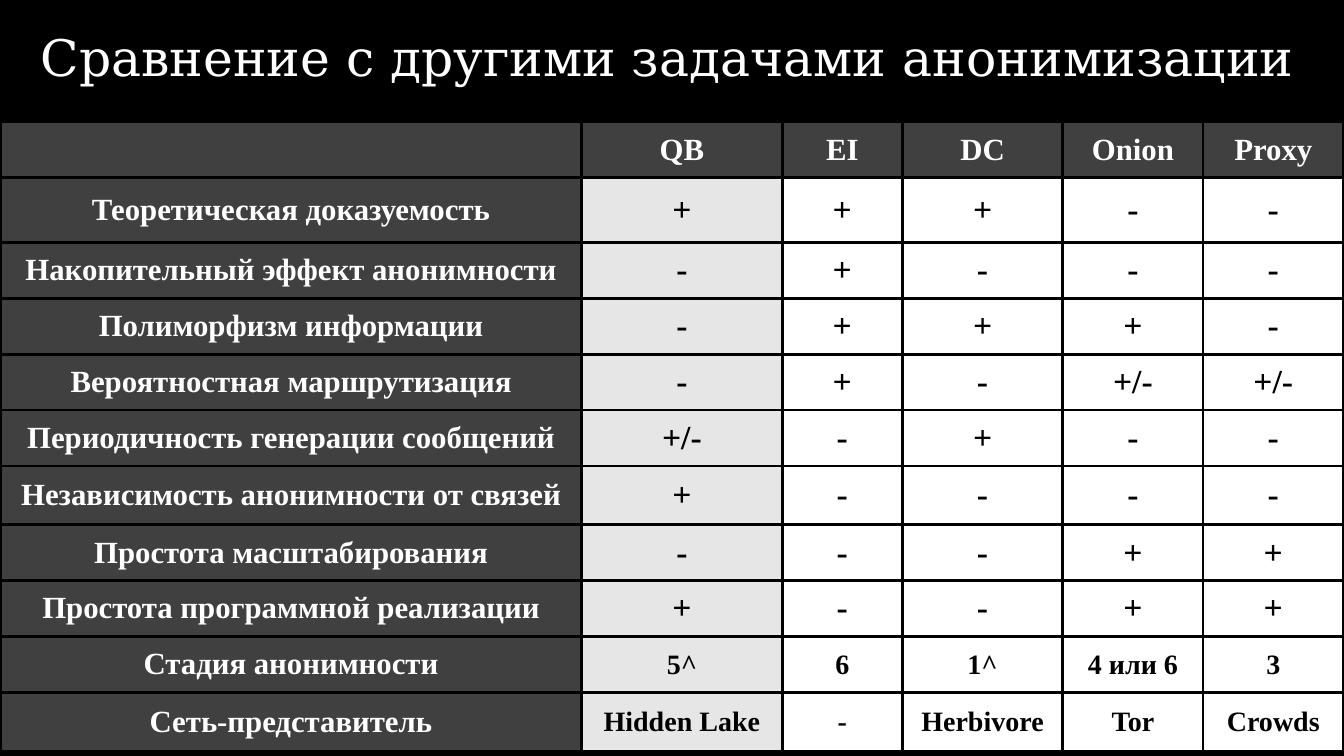
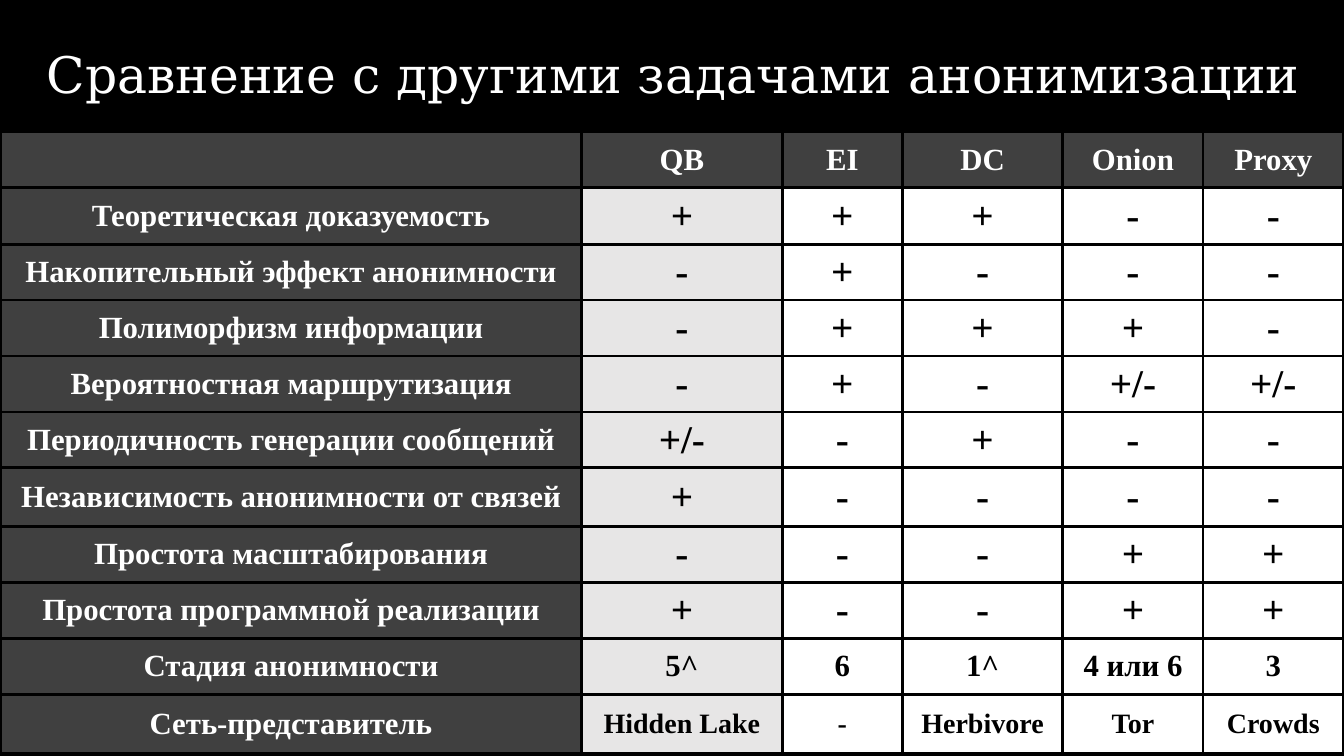
Before and after one commit to number571/go-peer, a slide deck: slide 7 of docs/hidden_lake_anonymous_network_view.pptx. Drawn at 1344x756 pixels with LibreOffice and Linux fonts; fonts in the diff are those of the drawing. Boxes give left, top, right and bottom in pixels: in the first picture for what was removed or moved away, otherwise in the second. Text is boxed around its words. In the diff, an @@ line names an element or a change of style, - is before the commit and + after.

```diff
--- a/docs/hidden_lake_anonymous_network_view.pptx
+++ b/docs/hidden_lake_anonymous_network_view.pptx
@@ subtitle "Сравнение с другими задачами анонимизации": place and size @@
-subtitle "Сравнение с другими задачами анонимизации" at (41,38,1293,88)
+subtitle "Сравнение с другими задачами анонимизации" at (47,55,1299,105)
@@ table at (0,132,1343,756) @@
@@ size 24 to 28 pt in "+", "+", "+", "-" and 36 more places @@
@@ size 20 to 22 pt in "5^", "6", "1^", "4 или 6" and 1 more places @@
@@ table: place and size @@
-table at (0,122,1343,742)
+table at (0,132,1343,756)
```
Also in this commit, not shown: 5 other slides changed, 1 slide added, 3 other files.
